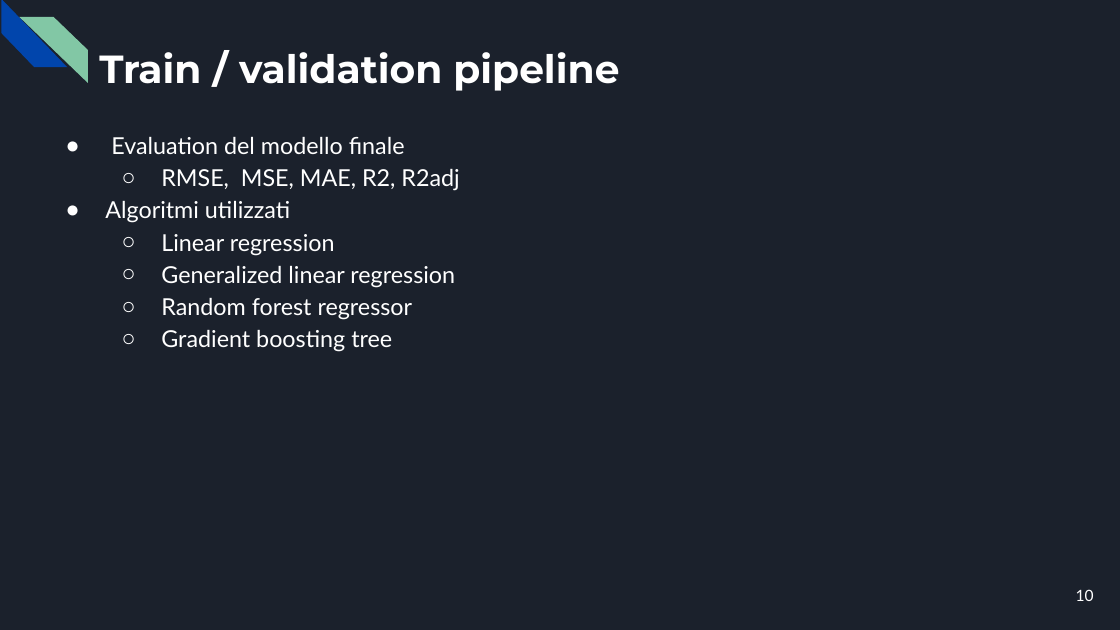
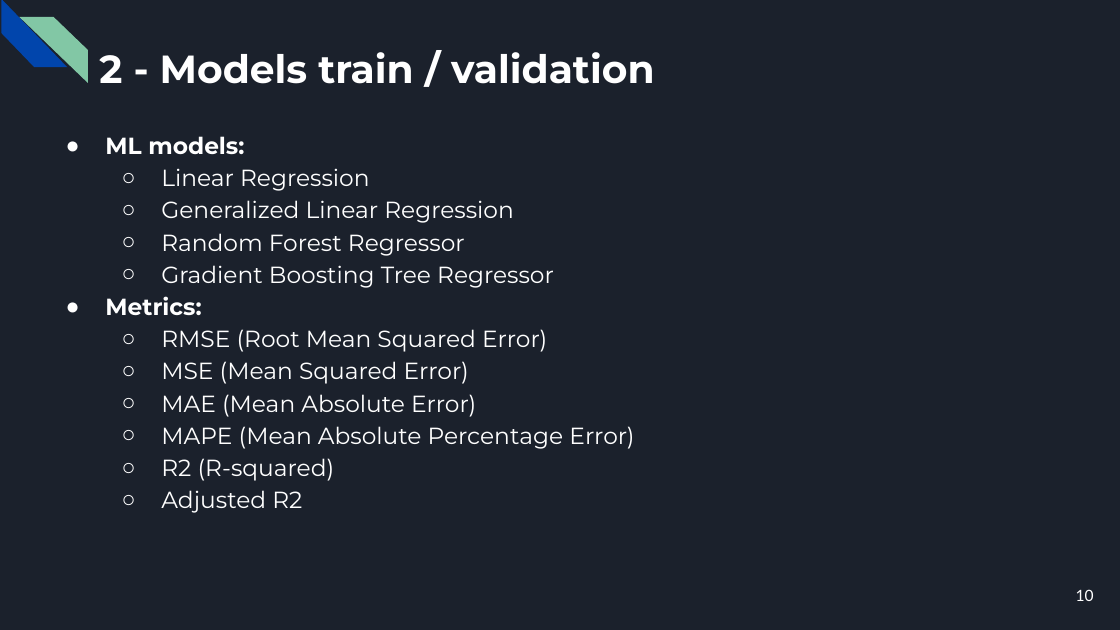
Before and after one commit to CorsiDanilo/bitcoin-price-prediction-with-pyspark, a slide deck: slide 10 of presentation/presentation.pptx. Drawn at 1120x630 pixels with LibreOffice and Linux fonts; fonts in the diff are those of the drawing. Boxes give left, top, right and bottom in pixels: in the first picture for what was removed or moved away, otherwise in the second. Text is boxed around its words. In the diff, an @@ line names an element or a change of style, - is before the commit and + after.

```diff
--- a/presentation/presentation.pptx
+++ b/presentation/presentation.pptx
@@ title at [99, 52, 654, 84]: text changed @@
-Train / validation pipeline
+2 - Models train / validation
@@ text at [105, 136, 634, 513]: text changed; font Lato to Montserrat @@
-● Evaluation del modello finale
-  ○ RMSE, MSE, MAE, R2, R2adj
-● Algoritmi utilizzati
-  ○ Linear regression
-  ○ Generalized linear regression
-  ○ Random forest regressor
-  ○ Gradient boosting tree
+● ML models:
+  ○ Linear Regression
+  ○ Generalized Linear Regression
+  ○ Random Forest Regressor
+  ○ Gradient Boosting Tree Regressor
+● Metrics:
+  ○ RMSE (Root Mean Squared Error)
+  ○ MSE (Mean Squared Error)
+  ○ MAE (Mean Absolute Error)
+  ○ MAPE (Mean Absolute Percentage Error)
+  ○ R2 (R-squared)
+  ○ Adjusted R2
```
Also in this commit, not shown: 5 other slides changed, 14 slides added, 8 slides removed, 2 other files.
